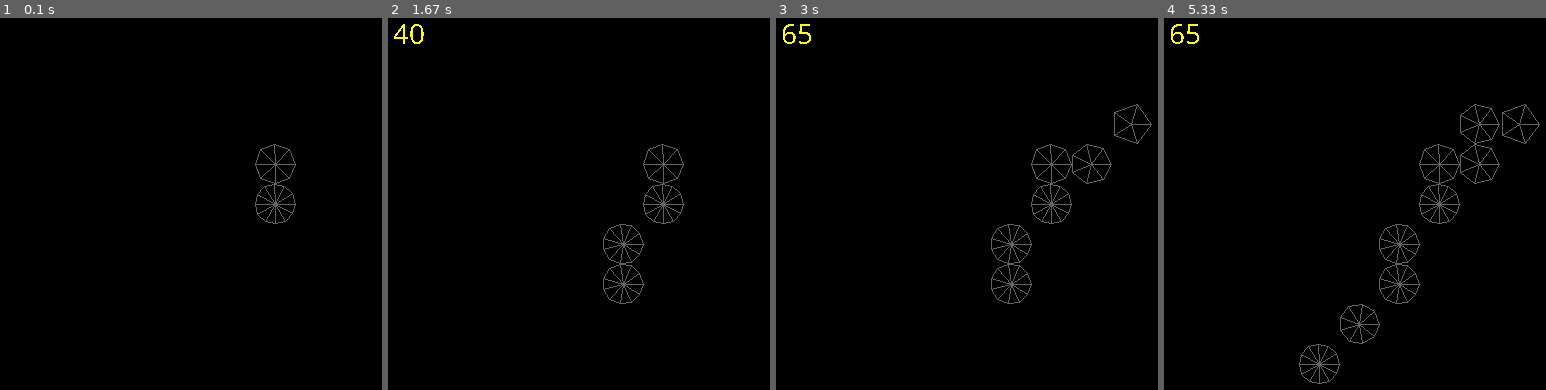
Above: before the commit, frames 1-4 (left to right).
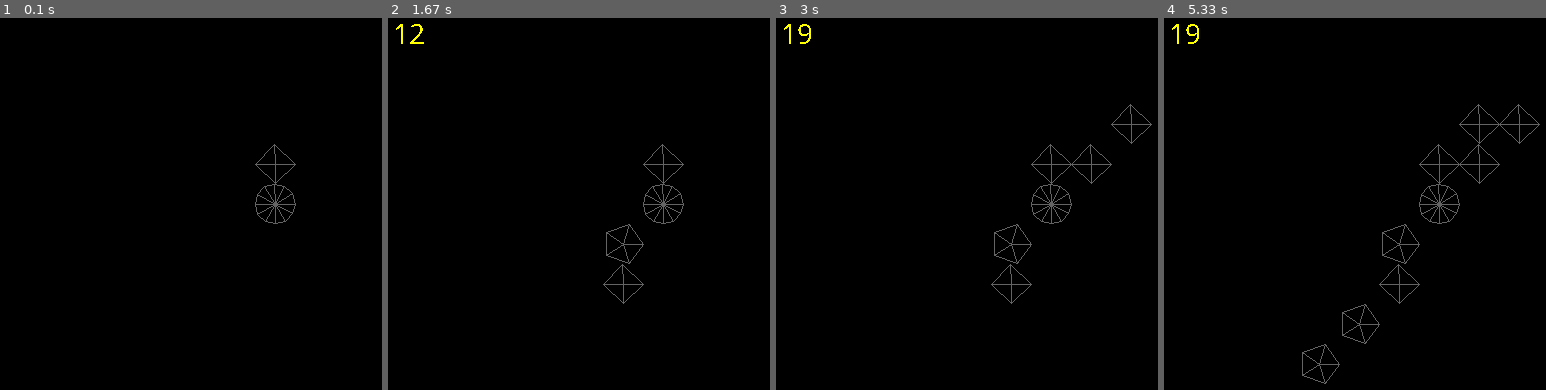
Above: after the commit, the same moments.

Repository: kamil-sladowski/Pygame-Evolution-Alghoritm
Game: pygame game, started from src/new_main.py
Two runs of this game, one before a commit and one after it. Both use one fixed random seed, a clock stepped at 60 frames per second and the inputs below.
Inputs (mouse positions are in pixels of both pictures, inside the frame that each line leads up to):
- Up to frame 1 (0.1 s): no input
- Up to frame 2 (1.67 s): right-click (666, 233) at 0.38 s; click (510, 207) at 0.78 s; click (464, 315) at 1.2 s; move the mouse to (510, 107) at 1.5 s
- Up to frame 3 (3 s): right-click (898, 107) at 1.7 s; click (821, 189) at 2.27 s; move the mouse to (1051, 263) at 2.63 s; click (1051, 263) at 2.9 s
- Up to frame 4 (5.33 s): move the mouse to (outside the picture) at 3.3 s; click (outside the picture) at 3.6 s; move the mouse to (outside the picture) at 4.03 s; click (outside the picture) at 4.37 s; move the mouse to (outside the picture) at 4.83 s; click (outside the picture) at 5.2 s

The runs differ from the first frame. In frame 1, 0.2% of the frame differs, in the area x 66-78%, y 33-45%; in frame 2, 0.9%; in frame 3, 1.3%; in frame 4, 2.0%, in the area x 1-99%, y 1-99%.

Commit message:
radius pivots num and num of verts to mark

Diff:
--- a/src/DrawingManager.py
+++ b/src/DrawingManager.py
@@ -4,6 +4,7 @@
 
 
 class DrawingManager:
+    figureTypeRange = (4,5)
 
     def __init__(self):
         self.f = Figures()
@@ -23,14 +24,10 @@
             if self.is_point_in_range(new_x, new_y) and (not (new_x, new_y) in self.f.pivots):
                 print("NEW PAIR: {}  :  {}".format(new_x, new_y))
                 return new_x, new_y
-            else:
-                print("no found")
-                continue
-            #     return 0,0
 
     def prepare_new_random_figure(self):
         pivot_pos = self.__count_next_pivot()
-        verticle_num = randint(4, 12)
+        verticle_num = randint(DrawingManager.figureTypeRange[0], DrawingManager.figureTypeRange[1])
         self.f.add(pivot_pos, verticle_num)
 
     @property
@@ -44,3 +41,7 @@
     @property
     def figure_types(self):
         return self.f.figureType
+
+    @property
+    def number_of_all_verticles(self):
+        return self.f.number_of_all_verticles
--- a/src/Figures.py
+++ b/src/Figures.py
@@ -38,3 +38,10 @@
     def random_pivot(self):
         id = randint(0, len(self.pivots) - 1)
         return self.pivots[id]
+
+    @property
+    def number_of_all_verticles(self):
+        vert_num = 0
+        for type in self.types_polygon_number.keys():
+            vert_num += int(type) * self.types_polygon_number[type]
+        return vert_num
--- a/src/Mark.py
+++ b/src/Mark.py
@@ -1,11 +1,12 @@
 from functools import reduce
 from math import sqrt
-
+from consts import RADIUS
 
 class Mark:
 
     def __init__(self, drawing_manager):
         self.figure_pivots = drawing_manager.pivots
+        self.number_of_all_verticles = drawing_manager.number_of_all_verticles
 
     @staticmethod
     def count_distance_between_points(p1, p2):
@@ -47,6 +48,8 @@
     def count_mark_of_structure(self):
         points = self.convex_hull_graham(self.figure_pivots)
         circuit = self.count_circuit(points)
-        mark = circuit / len(self.figure_pivots)
+        print("eeee {} {} ".format(self.number_of_all_verticles, len(self.figure_pivots)))
+        verts_to_figures = self.number_of_all_verticles/len(self.figure_pivots)
+        mark = verts_to_figures * circuit/(2*RADIUS)
         print(mark)
         return str(round(mark))
